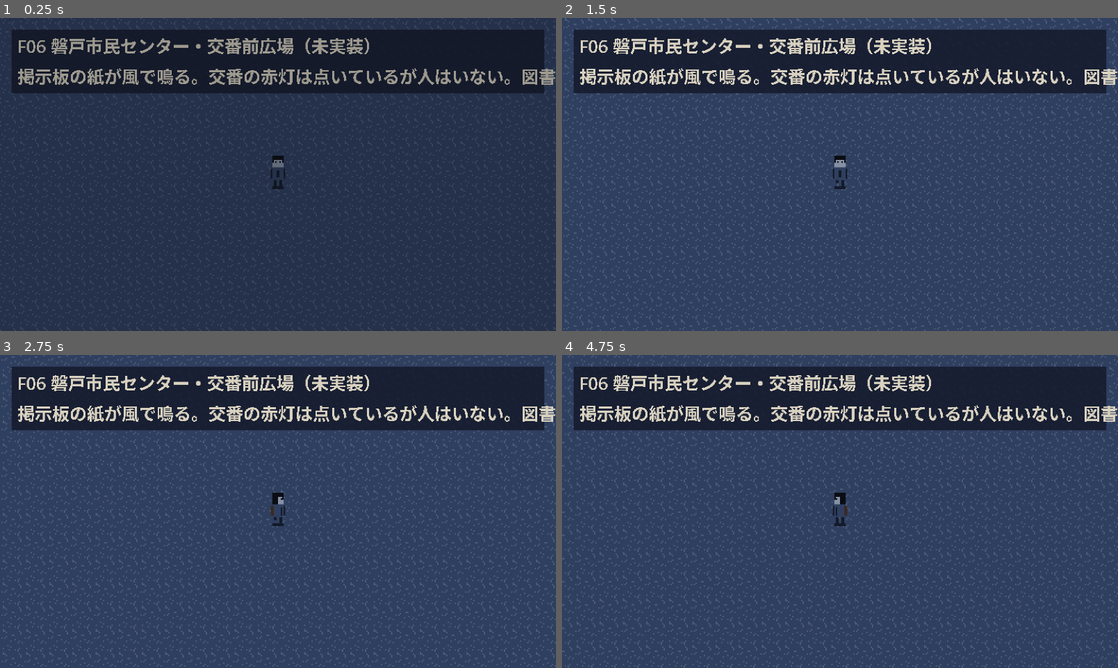
Above: before the commit, frames 1-4 (two rows, left to right).
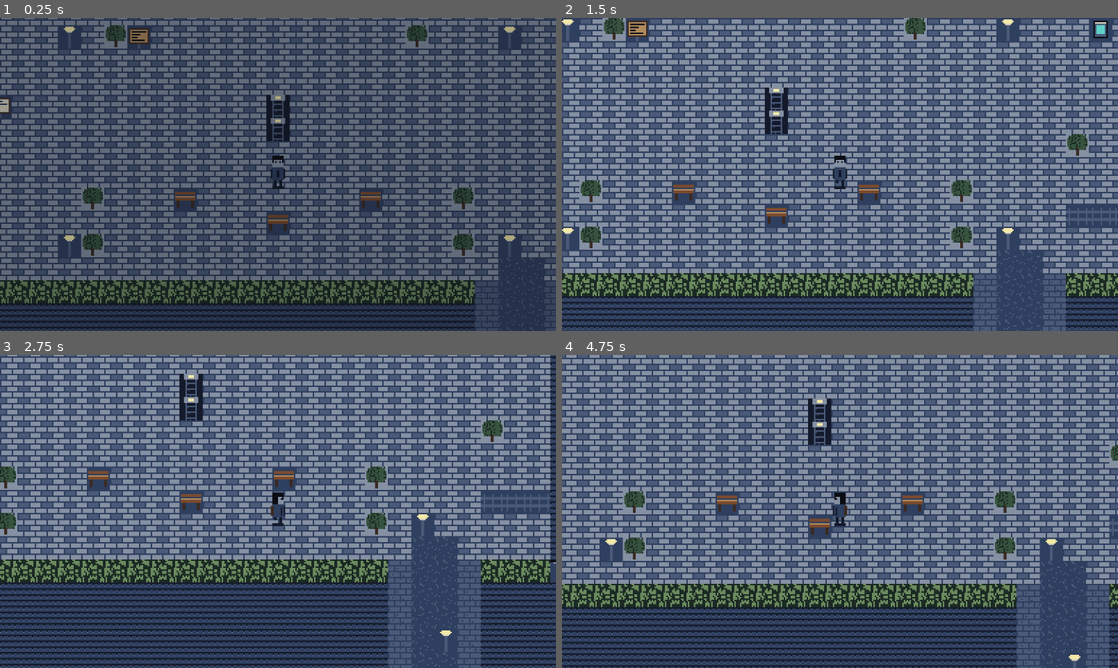
Above: after the commit, the same moments.

Repository: kijima-masaru/Ano-natsu-no-hyaku-ki-yak-
Game: Godot game, scene res://scenes/main.tscn
Same seed, same stepped clock (60 frames per second), same inputs: the game is played once before the commit and once after it.
Inputs:
- Up to frame 1 (0.25 s): no input
- Up to frame 2 (1.5 s): tap Enter (ui_accept) at 0.5, 0.77 s; hold D (move_right) 0.53-1.28 s; hold Z (interact) 0.53-1.28 s; hold S (move_down) from 1.28 s (still down); tap Z (interact) at 1.35 s
- Up to frame 3 (2.75 s): tap Enter (ui_accept) at 1.52 s; release S (move_down) at 2.03 s; hold D (move_right) from 2.03 s (still down); hold Shift (sneak) from 2.03 s (still down); tap Z (interact) at 2.3 s
- Up to frame 4 (4.75 s): release D (move_right) at 2.78 s; release Shift (sneak) at 2.78 s; hold W (move_up) 2.78-3.53 s; tap Z (interact) at 2.85, 4.55 s; tap Enter (ui_accept) at 3.02, 3.5, 3.77, 4.52 s; hold Z (interact) 3.53-4.28 s; hold A (move_left) from 3.53 s (still down); tap X (cancel) at 4.15 s; tap Shift (sneak) at 4.35 s

The runs differ from the first frame. In frame 1, 59% of the frame differs, in the area x 0-100%, y 0-100%; in frame 2, 69%; in frame 3, 66%; in frame 4, 71%.

Commit message:
feat(f06-civic-center): 最初の実フィールド F06 とメッセージウィンドウを追加 (#7)
* feat(f06): 磐戸市民センター・交番前広場を ASCII レイアウトから構築

- 40×32 の MAP_ROWS と凡例から ground / objects / overhead の TileMapLayer を組み立て
- fields.json の 5 出口（W:0,13 N:10,0 N:27,0 S:5,31 S:30,31）に一致する開口。外周は出口以外すべて通行不可
- 図書室・遺失物箱・交番・掲示板・地図看板・公衆電話（セーブポイント、空実装）・時計塔の調べ物と仮テキスト
- 遺失物箱で隧道フェンスの鍵（key_tunnel_fence）を初回のみ入手、地図看板でミニマップ解放フラグ

Co-Authored-By: Claude Fable 5.1 <noreply@anthropic.com>
Claude-Session: https://claude.ai/code/session_012m8V77zujmRXRRP5JutGJS

* feat(ui): 固定幅メッセージウィンドウを追加し、調べ物と施錠通知を表示

- 1 ページ 2 行・全角 28 文字で手動改行、40 文字/秒の逐次表示、interact/cancel で全文→次頁→閉じる
- PixelMplus12 があれば AA・ヒンティング・サブピクセル無効で読み込み、無ければ警告＋代替フォント＋[代替フォント]表示
- 色と枠は Palette からコードで適用（.tscn に色を書かない）
- Main: フィールドの interaction_started と SceneRouter.passage_blocked をウィンドウに接続。表示中はプレイヤー入力を停止
- resources/fonts/README.md にフォント配置手順、README に操作方法とディレクトリ更新

Co-Authored-By: Claude Fable 5.1 <noreply@anthropic.com>
Claude-Session: https://claude.ai/code/session_012m8V77zujmRXRRP5JutGJS

* fix(f06): 交番を広場に面する位置へ移し、フィールドスクリプト本体を追加

- 前コミットで生成に失敗して欠けていた scripts/fields/f06_civic_center.gd を追加
- 交番の扉（30,10）が広場から調べられるよう建物を 1 行下げ、赤色灯の Overhead 位置も追従
- 生成時に外周の閉鎖・5 出口への到達性・全調べ物への接近可否を機械検証

Co-Authored-By: Claude Fable 5.1 <noreply@anthropic.com>
Claude-Session: https://claude.ai/code/session_012m8V77zujmRXRRP5JutGJS

---------

Co-authored-by: kijima-masaru <kijima9090@gmail.com>
Co-authored-by: Claude Fable 5.1 <noreply@anthropic.com>

Diff:
--- /dev/null
+++ b/scenes/fields/f06_civic_center.tscn
@@ -0,0 +1,17 @@
+[gd_scene load_steps=2 format=3]
+
+[ext_resource type="Script" path="res://scripts/fields/f06_civic_center.gd" id="1_f06"]
+
+[node name="F06CivicCenter" type="Node2D"]
+script = ExtResource("1_f06")
+default_spawn_tile = Vector2i(20, 18)
+
+[node name="Ground" type="TileMapLayer" parent="."]
+
+[node name="Objects" type="TileMapLayer" parent="."]
+
+[node name="Actors" type="Node2D" parent="."]
+
+[node name="Overhead" type="TileMapLayer" parent="."]
+
+[node name="Triggers" type="Node2D" parent="."]
--- /dev/null
+++ b/scenes/ui/message_window.tscn
@@ -0,0 +1,48 @@
+[gd_scene load_steps=2 format=3]
+
+[ext_resource type="Script" path="res://scripts/ui/message_window.gd" id="1_message_window"]
+
+[node name="MessageWindow" type="Control"]
+layout_mode = 3
+anchors_preset = 15
+anchor_right = 1.0
+anchor_bottom = 1.0
+mouse_filter = 2
+script = ExtResource("1_message_window")
+
+[node name="Panel" type="Panel" parent="."]
+layout_mode = 0
+offset_left = 8.0
+offset_top = 152.0
+offset_right = 376.0
+offset_bottom = 208.0
+mouse_filter = 2
+
+[node name="Title" type="Label" parent="Panel"]
+layout_mode = 0
+offset_left = 6.0
+offset_top = 3.0
+offset_right = 300.0
+offset_bottom = 17.0
+
+[node name="Body" type="Label" parent="Panel"]
+layout_mode = 0
+offset_left = 6.0
+offset_top = 18.0
+offset_right = 356.0
+offset_bottom = 50.0
+
+[node name="Hint" type="Label" parent="Panel"]
+layout_mode = 0
+offset_left = 350.0
+offset_top = 40.0
+offset_right = 364.0
+offset_bottom = 54.0
+text = "▼"
+
+[node name="FontNote" type="Label" parent="Panel"]
+layout_mode = 0
+offset_left = 290.0
+offset_top = 3.0
+offset_right = 364.0
+offset_bottom = 17.0
--- /dev/null
+++ b/scripts/fields/f06_civic_center.gd
@@ -0,0 +1,147 @@
+extends FieldBase
+## F06 磐戸市民センター・交番前広場。最初の実フィールド。セーブ／情報ハブ。
+## レイアウトは ASCII の地図（MAP_ROWS、40×32）と凡例から _build() で組み立てる。
+## エディタで .tscn に焼き込むより差分レビューがしやすいため、ステップ2ではこの方式を採る。
+## 出口タイルは data/fields.json の F06.exits と一致させている（W:0,13 N:10,0 N:27,0 S:5,31 S:30,31）。
+
+const FIELD_ID: String = "F06"
+const KEY_TUNNEL_FENCE: String = "key_tunnel_fence"
+const FLAG_MAP_UNLOCKED: String = "flag_minimap_unlocked"
+
+## 地面（通行可）の凡例
+const GROUND_LEGEND: Dictionary = {
+	".": "広場の敷石（インターロッキング）",
+	",": "アスファルト",
+	"-": "旧街道アスファルト（狭）",
+	"S": "法面階段",
+	"g": "側溝",
+}
+## Objects 層（通行不可）の凡例。地面は既定で広場の敷石
+const OBJECT_LEGEND: Dictionary = {
+	"w": "ブロック塀",
+	"h": "生垣",
+	"~": "法面コンクリート（格子）",
+	"#": "公共建築の壁（タイル）",
+	"G": "ガラス扉（点灯）",
+	"=": "瓦屋根（連続）",
+	"C": "時計塔",
+	"B": "掲示板",
+	"M": "看板（地図）",
+	"T": "公衆電話ボックス",
+	"b": "ベンチ",
+	"p": "植栽（低木）",
+	"c": "自転車置き場",
+	"L": "街灯（柱・光源）",
+	"e": "電柱・電線",
+}
+## Overhead 層（プレイヤーより手前）：[タイル座標, 種別]
+const OVERHEAD_TILES: Array = [
+	[Vector2i(20, 15), "時計塔"],
+	[Vector2i(30, 5), "交番の赤色灯"],
+]
+## 調べ物：id, 表示名, タイル, 種類, 仮テキスト
+const INTERACTABLES: Array = [
+	{"id": "library", "name": "図書室", "tile": Vector2i(18, 10), "kind": "object",
+		"text": "図書室の明かりだけが点いている。\n郷土資料の棚に『磐戸町史 下巻』が抜けた跡がある。"},
+	{"id": "lost_and_found", "name": "遺失物箱", "tile": Vector2i(22, 10), "kind": "object",
+		"text": "受付脇の遺失物箱。\n中には傘が三本と、番号札の付いた鍵が一つ。"},
+	{"id": "police_log", "name": "交番", "tile": Vector2i(30, 10), "kind": "object",
+		"text": "赤色灯は回っているが、中に人はいない。\n日誌は昨日の日付で止まっている。"},
+	{"id": "bulletin", "name": "掲示板", "tile": Vector2i(14, 12), "kind": "sign",
+		"text": "町内行事のお知らせと、尋ね人の紙が一枚。\n顔写真の部分だけが日に焼けて白い。"},
+	{"id": "map_sign", "name": "町の地図", "tile": Vector2i(8, 15), "kind": "sign",
+		"text": "磐戸町の全体図。西の国道から東の山まで。\n薬師谷のあたりだけ、誰かが塗り潰している。"},
+	{"id": "phone", "name": "公衆電話", "tile": Vector2i(34, 12), "kind": "save_point",
+		"text": "緑色の公衆電話。受話器を上げると発信音がする。\n（セーブ機能は未実装です）"},
+	{"id": "clock", "name": "時計塔", "tile": Vector2i(20, 16), "kind": "object",
+		"text": "広場の時計。針は 2 時 41 分で止まっている。\n秒針だけが、同じ場所で震え続けている。"},
+]
+## 40 列 × 32 行。行が y、列が x
+const MAP_ROWS: PackedStringArray = [
+	"wwwwwwwwww-wwwwwwwww~~~~~~~S~~~~~~~~~~~~",
+	"whhhhhhhg--g========~~~~~~~S~~~~~~~~~~~~",
+	"w=======g--ghhhhhhhhhhhhh~~S~~~~~~~~~~~~",
+	"w=======g--g#############hhShhhhhhhhhhhh",
+	"w=======e--g#############...===========w",
+	"w=======g--g#############...===========w",
+	"w=======g--g#############...#####======w",
+	"w=======g--g#############...#####======w",
+	"w=======e--g#############...#####======w",
+	"w=======g--g#############...#####======w",
+	"w=======g--g######G###G##...##G##======w",
+	"wgggggg.............................===w",
+	"w,L,,,,....L.pB...........p...L...T.===w",
+	",,,,,,,.............................===w",
+	"wgggggg.............................===w",
+	"whhhhhh.M...........................===w",
+	"w======.............C...............===w",
+	"w======..........................p..===w",
+	"w======.............................===w",
+	"w======.....p...b.......b...p.......===w",
+	"w======.............b............ccc===w",
+	"w======....Lp...............p.L.....===w",
+	"whhh=--.......................,,....===w",
+	"whheg--ghhhhhhhhhhhhhhhhhhhhhw,,whhhehhw",
+	"whhhg--g=====================w,,w======w",
+	"whhhg-Lg=====================w,,w======w",
+	"whhhg--g=====================w,Lw======w",
+	"whhhg--g=====================w,,w======w",
+	"whhhg--g=====================w,,w======w",
+	"whhhg--g=====================w,,w======w",
+	"whhhg--g=====================w,,w======w",
+	"wwwww-wwwwwwwwwwwwwwwwwwwwwwww,wwwwwwwww",
+]
+
+
+func _build(def: FieldData) -> void:
+	if def != null and def.size_tiles != Vector2i(MAP_ROWS[0].length(), MAP_ROWS.size()):
+		push_error("F06: MAP_ROWS の寸法 %d×%d が fields.json の size_tiles %s と一致しません"
+			% [MAP_ROWS[0].length(), MAP_ROWS.size(), def.size_tiles])
+	_build_tiles()
+	_build_interactables()
+
+
+func _build_tiles() -> void:
+	var default_ground: String = GROUND_LEGEND["."]
+	for y: int in MAP_ROWS.size():
+		var row: String = MAP_ROWS[y]
+		for x: int in row.length():
+			var ch: String = row[x]
+			var tile: Vector2i = Vector2i(x, y)
+			if GROUND_LEGEND.has(ch):
+				set_tile(ground, tile, GROUND_LEGEND[ch])
+			elif OBJECT_LEGEND.has(ch):
+				set_tile(ground, tile, default_ground)
+				set_tile(objects, tile, OBJECT_LEGEND[ch])
+			else:
+				push_error("F06: 凡例に無い文字 '%s'（%s）" % [ch, tile])
+				set_tile(ground, tile, default_ground)
+	for entry: Array in OVERHEAD_TILES:
+		set_tile(overhead, entry[0], entry[1])
+
+
+func _build_interactables() -> void:
+	for data: Dictionary in INTERACTABLES:
+		var node: Interactable = Interactable.create(
+			str(data["id"]), str(data["name"]), str(data["text"]), data["tile"], Vector2i.ONE, str(data["kind"]))
+		match node.interaction_id:
+			"lost_and_found":
+				node.interacted.connect(_on_lost_and_found)
+			"map_sign":
+				node.interacted.connect(_on_map_sign)
+		add_interactable(node)
+
+
+## 遺失物箱：初回に隧道フェンスの鍵を得る（中盤の F03→F09 解放）
+func _on_lost_and_found(_by: Node, target: Interactable) -> void:
+	if GameState.has_item(KEY_TUNNEL_FENCE):
+		target.message = "遺失物箱。傘が三本残っている。\n鍵はもう、ここには無い。"
+		return
+	GameState.add_item(KEY_TUNNEL_FENCE)
+	GameState.raise_flag(KEY_TUNNEL_FENCE)
+	target.message = "遺失物箱の中に、番号札の付いた鍵があった。\n札には『高架下 3』とだけ書いてある。鍵を持ち帰った。"
+
+
+## 町の地図看板：ミニマップ解放フラグ
+func _on_map_sign(_by: Node, _target: Interactable) -> void:
+	GameState.raise_flag(FLAG_MAP_UNLOCKED)
--- a/scripts/main.gd
+++ b/scripts/main.gd
@@ -1,12 +1,19 @@
 extends Node
 ## エントリポイント。ワールドのルートを SceneRouter に登録し、GameState の現在フィールドを開く。
-## UI 層（メッセージウィンドウ等）はこのシーンの UI CanvasLayer に載せる。
+## メッセージウィンドウを UI 層に載せ、フィールドの調べ物と施錠通知を表示する。
+
+const MESSAGE_WINDOW_SCENE: PackedScene = preload("res://scenes/ui/message_window.tscn")
 
 @onready var world: Node2D = $World
 @onready var ui: CanvasLayer = $UI
 
+var _message_window: Control = null
+
 
 func _ready() -> void:
+	_message_window = MESSAGE_WINDOW_SCENE.instantiate() as Control
+	ui.add_child(_message_window)
+	_message_window.closed.connect(_on_message_closed)
 	SceneRouter.register_world(world)
 	SceneRouter.passage_blocked.connect(_on_passage_blocked)
 	SceneRouter.field_entered.connect(_on_field_entered)
@@ -15,8 +22,29 @@
 
 func _on_field_entered(field_id: String, from_id: String) -> void:
 	print("Main: フィールド %s に入りました（from %s）" % [field_id, from_id if not from_id.is_empty() else "起動"])
+	var field: FieldBase = SceneRouter.current_field
+	if field != null and not field.interaction_started.is_connected(_on_interaction_started):
+		field.interaction_started.connect(_on_interaction_started)
+
+
+func _on_interaction_started(target: Interactable) -> void:
+	_show_message(target.display_name, target.message)
 
 
 func _on_passage_blocked(exit: ExitData) -> void:
-	# TODO(step-2 task-7): メッセージウィンドウで「鍵がかかっている」等を表示する
-	print("Main: %s は通れません（%s）" % [exit.describe(), FieldRegistry.get_lock_description(exit.lock)])
+	var description: String = FieldRegistry.get_lock_description(exit.lock)
+	var text: String = "施錠されていて通れない。"
+	if not description.is_empty():
+		text += "\n" + description
+	_show_message("", text)
+
+
+func _show_message(title: String, text: String) -> void:
+	if SceneRouter.player != null:
+		SceneRouter.player.input_enabled = false
+	_message_window.show_message(title, text)
+
+
+func _on_message_closed() -> void:
+	if SceneRouter.player != null and not SceneRouter.is_transitioning:
+		SceneRouter.player.input_enabled = true
--- /dev/null
+++ b/scripts/ui/message_window.gd
@@ -0,0 +1,144 @@
+extends Control
+## 画面下部の簡易メッセージウィンドウ。PixelMplus12 を想定した固定幅レイアウト。
+## 1 ページ 2 行、1 行は全角 28 文字で手動改行する（等幅前提）。
+## interact / cancel で「全文表示 → 次ページ → 閉じる」。開いている間はプレイヤー入力を止める（Main が制御）。
+## フォントファイルが未配置なら警告し、代替フォントで動作しつつ画面右上に [代替フォント] と示す。
+
+signal opened
+signal closed
+
+const FONT_PATH: String = "res://resources/fonts/PixelMplus12-Regular.ttf"
+const FONT_SIZE: int = 12
+const LINE_CHARS: int = 28
+const LINES_PER_PAGE: int = 2
+const CHARS_PER_SECOND: float = 40.0
+
+var is_open: bool = false
+var _pages: PackedStringArray = PackedStringArray()
+var _page_index: int = 0
+var _visible_chars: float = 0.0
+var _font: Font = null
+var _using_fallback_font: bool = false
+
+@onready var _panel: Panel = $Panel
+@onready var _title: Label = $Panel/Title
+@onready var _body: Label = $Panel/Body
+@onready var _hint: Label = $Panel/Hint
+@onready var _font_note: Label = $Panel/FontNote
+
+
+func _ready() -> void:
+	_setup_font()
+	_apply_theme()
+	hide()
+	set_process(false)
+
+
+## メッセージを表示する。title は空でもよい
+func show_message(title: String, text: String) -> void:
+	_pages = _paginate(text)
+	if _pages.is_empty():
+		_pages.append("")
+	_page_index = 0
+	_title.text = title
+	_title.visible = not title.is_empty()
+	_show_page()
+	is_open = true
+	show()
+	set_process(true)
+	opened.emit()
+
+
+func close() -> void:
+	if not is_open:
+		return
+	is_open = false
+	hide()
+	set_process(false)
+	closed.emit()
+
+
+func _process(delta: float) -> void:
+	if _body.visible_characters < 0:
+		return
+	_visible_chars += CHARS_PER_SECOND * delta
+	_body.visible_characters = mini(int(_visible_chars), _body.text.length())
+	if _body.visible_characters >= _body.text.length():
+		_body.visible_characters = -1
+		_hint.visible = true
+
+
+func _unhandled_input(event: InputEvent) -> void:
+	if not is_open:
+		return
+	if not (event.is_action_pressed("interact") or event.is_action_pressed("cancel")):
+		return
+	get_viewport().set_input_as_handled()
+	if _body.visible_characters >= 0:
+		_body.visible_characters = -1
+		_hint.visible = true
+	elif _page_index < _pages.size() - 1:
+		_page_index += 1
+		_show_page()
+	else:
+		close()
+
+
+func _show_page() -> void:
+	_body.text = _pages[_page_index]
+	_body.visible_characters = 0
+	_visible_chars = 0.0
+	_hint.visible = false
+	_hint.text = "▼" if _page_index < _pages.size() - 1 else "■"
+
+
+## 改行で分け、長い行は LINE_CHARS 文字ごとに折り、LINES_PER_PAGE 行ずつページにする
+func _paginate(text: String) -> PackedStringArray:
+	var lines: PackedStringArray = PackedStringArray()
+	for raw: String in text.split("\n"):
+		var line: String = raw
+		while line.length() > LINE_CHARS:
+			lines.append(line.substr(0, LINE_CHARS))
+			line = line.substr(LINE_CHARS)
+		lines.append(line)
+	var pages: PackedStringArray = PackedStringArray()
+	var i: int = 0
+	while i < lines.size():
+		var chunk: PackedStringArray = lines.slice(i, mini(i + LINES_PER_PAGE, lines.size()))
+		pages.append("\n".join(chunk))
+		i += LINES_PER_PAGE
+	return pages
+
+
+func _setup_font() -> void:
+	if ResourceLoader.exists(FONT_PATH):
+		var font_file: FontFile = load(FONT_PATH) as FontFile
+		if font_file != null:
+			font_file.antialiasing = TextServer.FONT_ANTIALIASING_NONE
+			font_file.hinting = TextServer.HINTING_NONE
+			font_file.subpixel_positioning = TextServer.SUBPIXEL_POSITIONING_DISABLED
+			_font = font_file
+			return
+		push_error("MessageWindow: %s を FontFile として読み込めません" % FONT_PATH)
+	else:
+		push_warning("MessageWindow: PixelMplus12 が %s に無いため代替フォントで表示します（resources/fonts/README.md 参照）" % FONT_PATH)
+	_font = ThemeDB.fallback_font
+	_using_fallback_font = true
+
+
+## 色・フォントは Palette と _font からだけ与える（.tscn に色を書かない）
+func _apply_theme() -> void:
+	var style: StyleBoxFlat = StyleBoxFlat.new()
+	style.bg_color = Palette.get_color(Palette.UI_PANEL)
+	style.border_color = Palette.get_color(Palette.UI_BORDER)
+	style.set_border_width_all(1)
+	_panel.add_theme_stylebox_override("panel", style)
+	for label: Label in [_title, _body, _hint, _font_note]:
+		label.add_theme_font_override("font", _font)
+		label.add_theme_font_size_override("font_size", FONT_SIZE)
+	_title.add_theme_color_override("font_color", Palette.get_color(Palette.UI_ACCENT))
+	_body.add_theme_color_override("font_color", Palette.get_color(Palette.UI_TEXT))
+	_hint.add_theme_color_override("font_color", Palette.get_color(Palette.UI_TEXT_DIM))
+	_font_note.add_theme_color_override("font_color", Palette.get_color(Palette.UI_ALERT))
+	_font_note.visible = _using_fallback_font
+	_font_note.text = "[代替フォント]" if _using_fallback_font else ""
Not shown, changed: README.md
Not shown, added: resources/fonts/README.md
